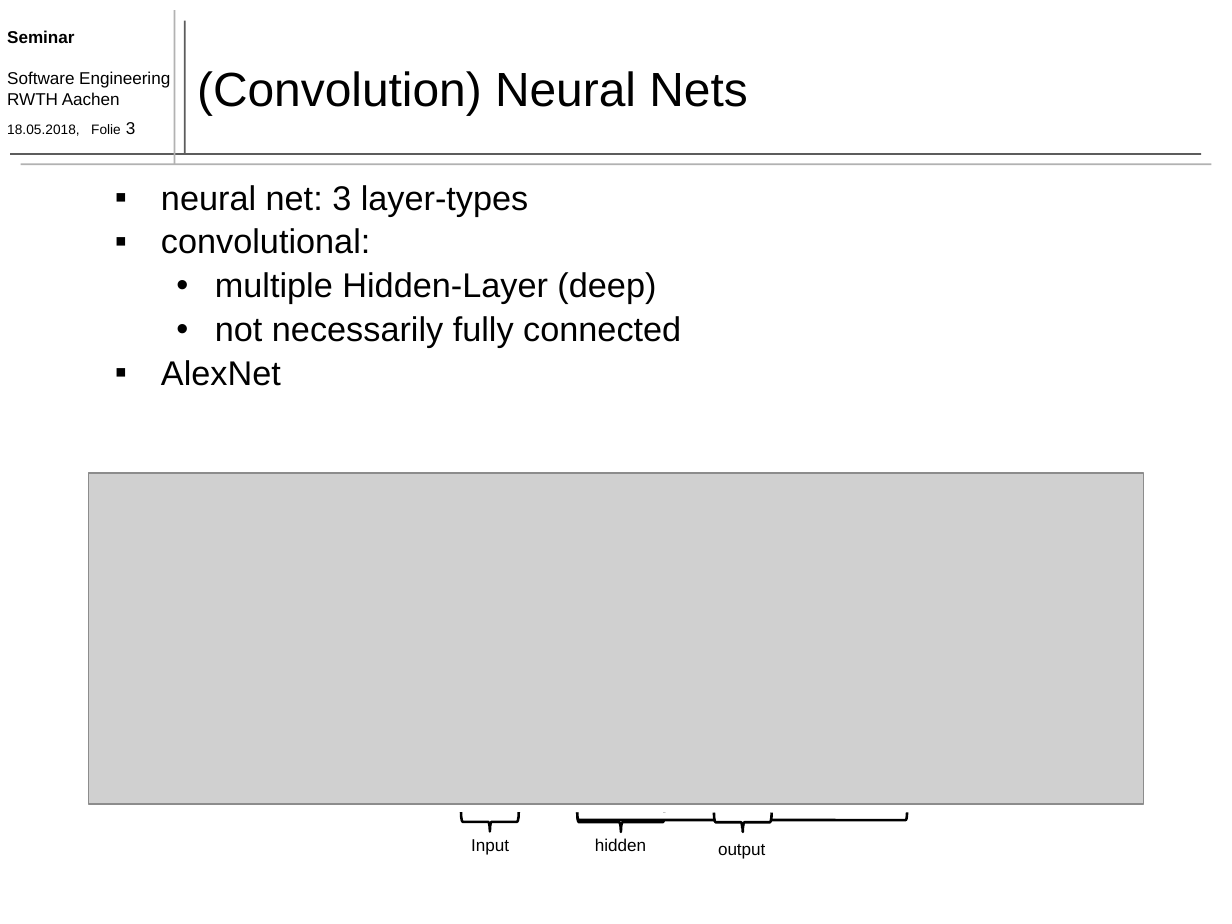
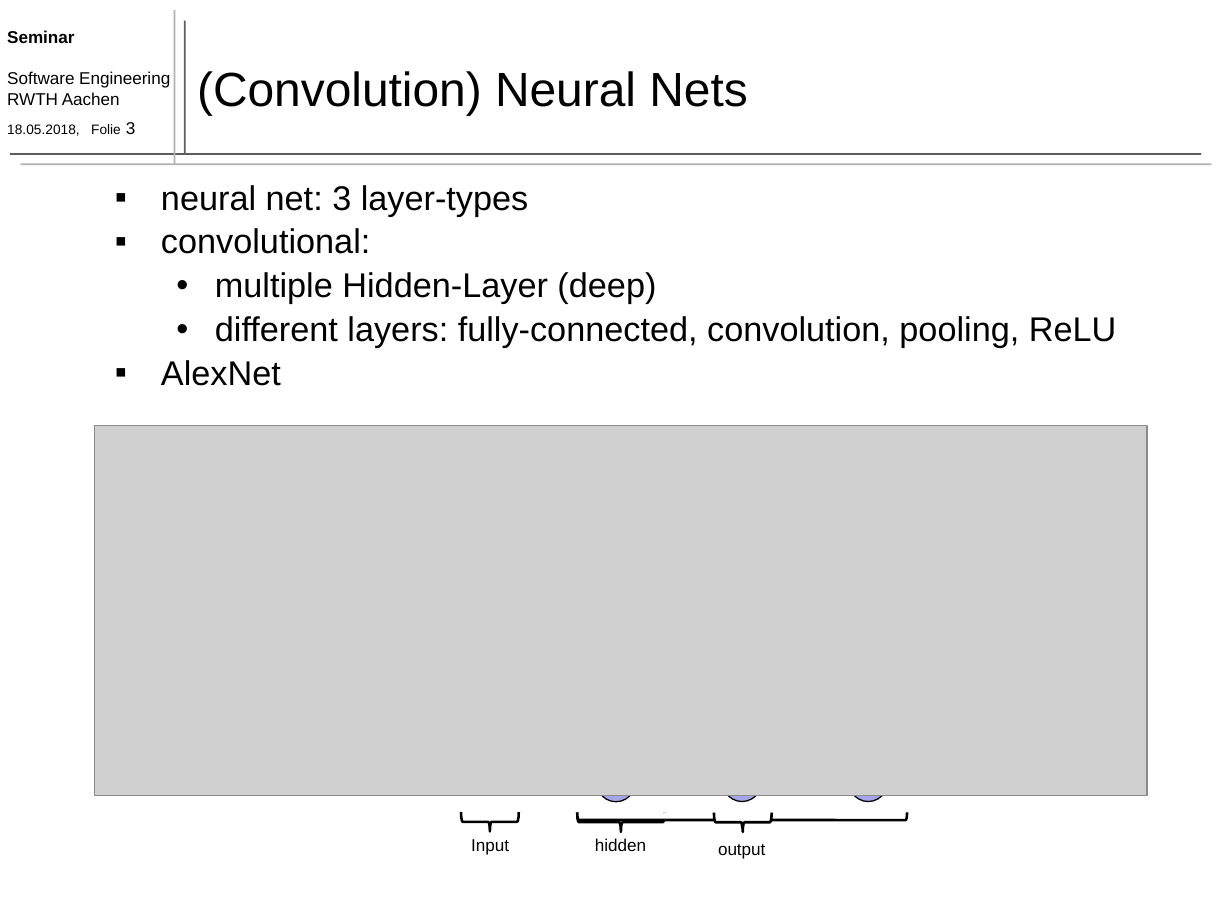
Before and after one commit to TimoBergerbusch/DeepLearningFuerAutonomesFahren, a slide deck: slide 3 of präsentation 11.06/präsentation - 11.06.pptx. Drawn at 1232x924 pixels with LibreOffice and Linux fonts; fonts in the diff are those of the drawing; grey boxes stand for pictures. Boxes give left, top, right and bottom in pixels: in the first picture for what was removed or moved away, otherwise in the second. Text is boxed around its words. In the diff, an @@ line names an element or a change of style, - is before the commit and + after.

```diff
--- a/präsentation 11.06/präsentation - 11.06.pptx
+++ b/präsentation 11.06/präsentation - 11.06.pptx
@@ text at bbox=[215, 316, 1117, 348]: text changed @@
-  • not necessarily fully connected
+  • different layers: fully-connected, convolution, pooling, ReLU
@@ picture: place and size @@
-picture at bbox=[89, 473, 1143, 804]
+picture at bbox=[95, 426, 1147, 796]
@@ ellipse added at bbox=[596, 763, 634, 801], fill #A5A5E9, outline #000000 0.75 pt @@
@@ ellipse added at bbox=[723, 763, 761, 801], fill #A5A5E9, outline #000000 0.75 pt @@
@@ ellipse added at bbox=[849, 763, 887, 801], fill #A5A5E9, outline #000000 0.75 pt @@
```
Also in this commit, not shown: 3 other slides changed, 9 other files.
